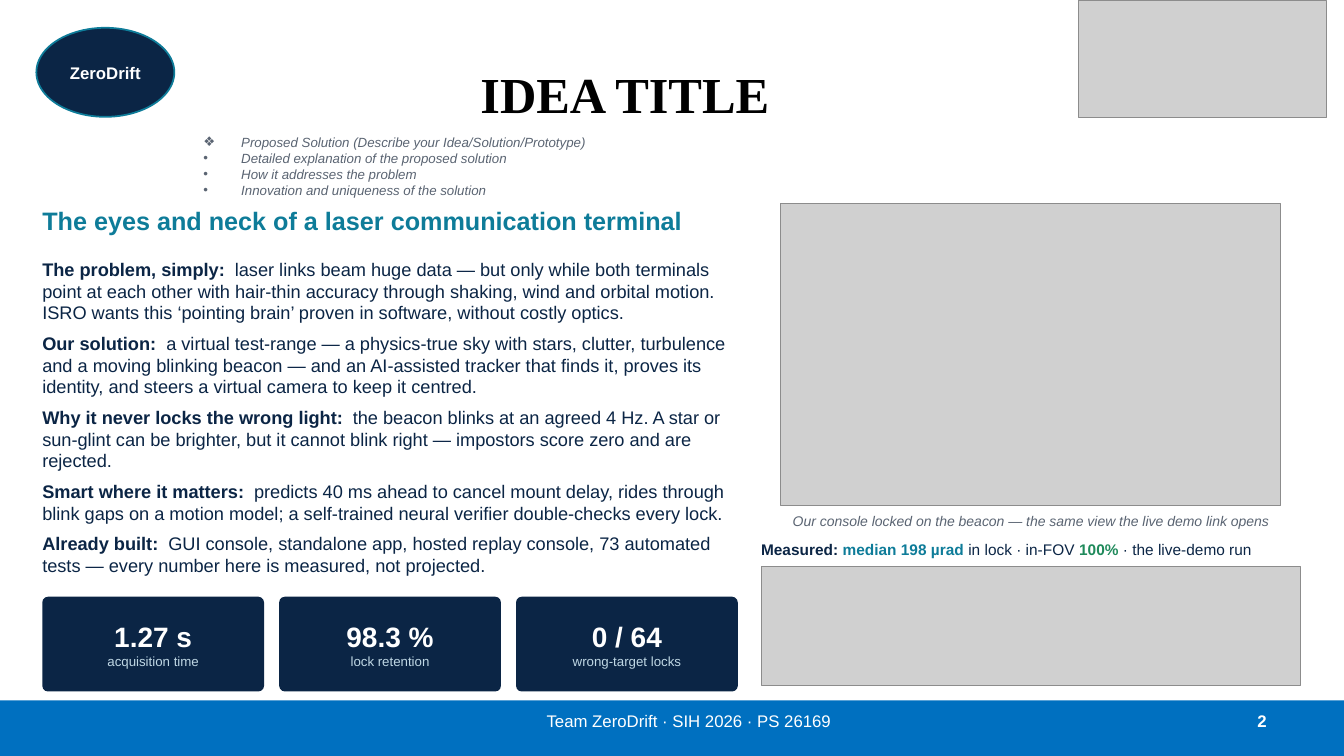
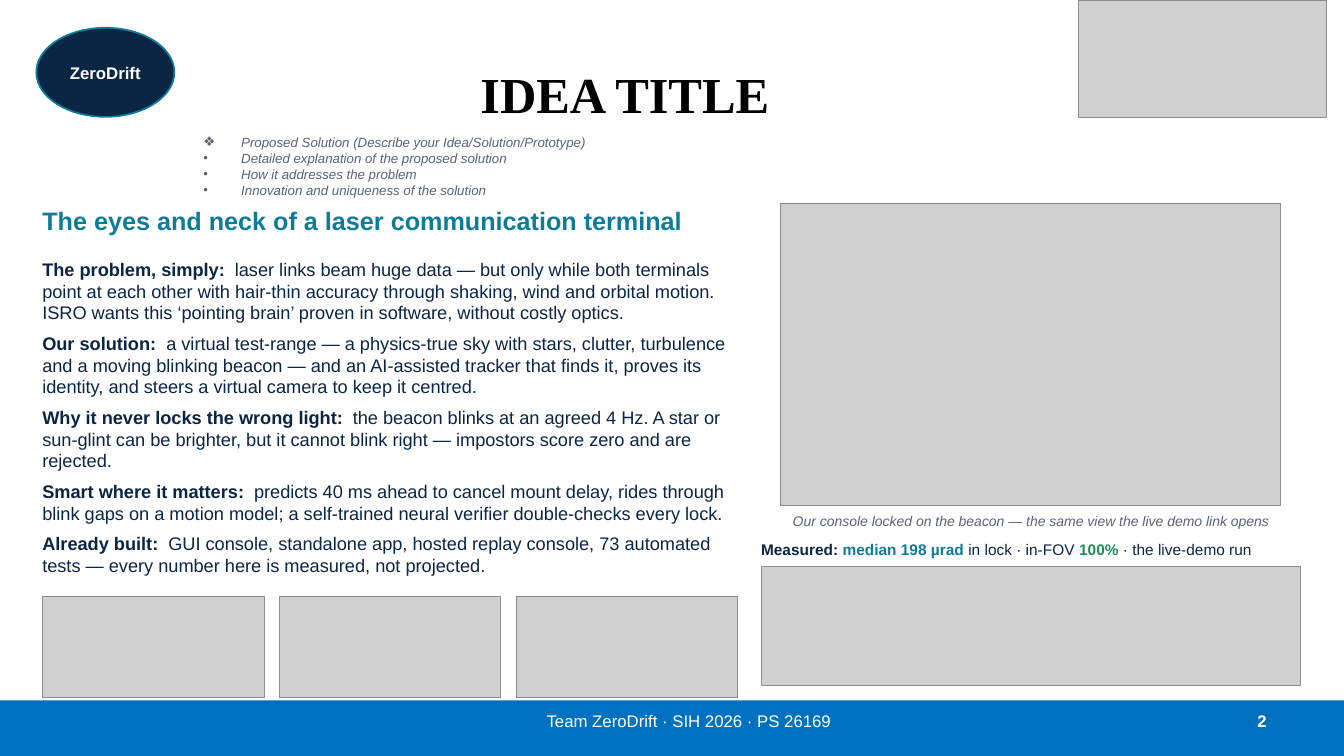
Before and after one commit to pranshukesavmishra/SIH2026, a slide deck: slide 2 of docs/submission/ZeroDrift_SIH26169.pptx. Drawn at 1344x756 pixels with LibreOffice and Linux fonts; fonts in the diff are those of the drawing; grey boxes stand for pictures. Boxes give left, top, right and bottom in pixels: in the first picture for what was removed or moved away, otherwise in the second. Text is boxed around its words. In the diff, an @@ line names an element or a change of style, - is before the commit and + after.

```diff
--- a/docs/submission/ZeroDrift_SIH26169.pptx
+++ b/docs/submission/ZeroDrift_SIH26169.pptx
@@ rounded rectangle removed at bbox=[42, 597, 264, 692] @@
-1.27 s
-acquisition time
@@ picture added at bbox=[42, 597, 264, 698] @@
@@ rounded rectangle removed at bbox=[279, 597, 501, 692] @@
-98.3 %
-lock retention
@@ picture added at bbox=[279, 597, 501, 698] @@
@@ rounded rectangle removed at bbox=[516, 597, 738, 692] @@
-0 / 64
-wrong-target locks
@@ picture added at bbox=[516, 597, 738, 698] @@
```
Also in this commit, not shown: 2 other slides changed, 1 other file.
